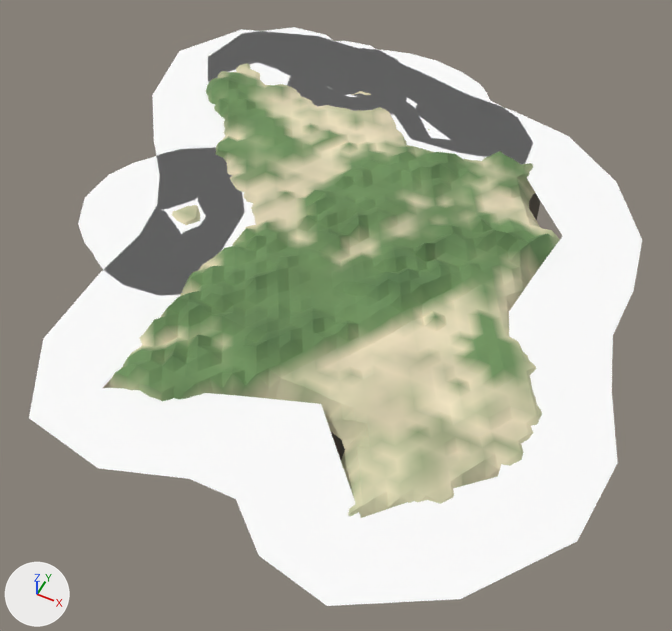
The glTF model public/models/landmark-boipeba-balanced.v1.glb as it was, and as the next commit left it.
One viewpoint serves both versions: a 50 mm camera at (10.4, -20.4, 22.0) aimed at (0.7, -1.0, -2.2). Lighting does not change. The marker at lower left points along +X, +Y and +Z. The first picture is the older version. Where no turn or scale is listed for an object, it has been applied to the vertices. Vertices at exactly the same position are counted once.

The first picture shows 'island', 'surf'.
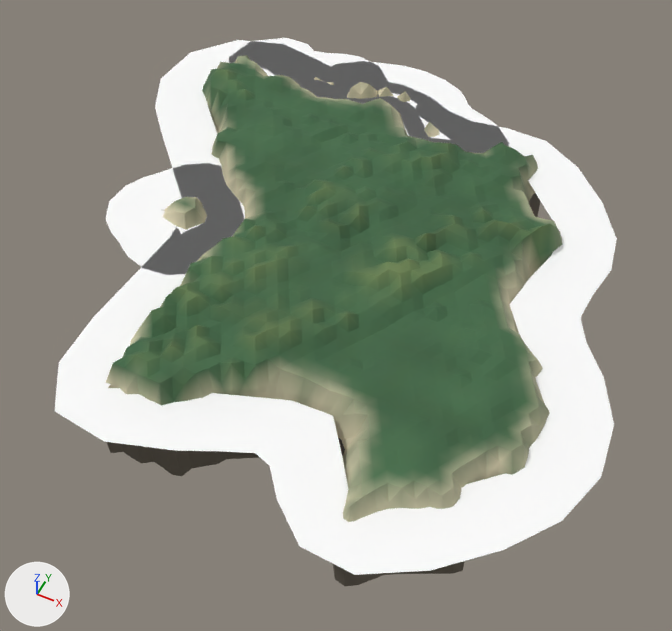
Changed parts and their boxes [x1, y1, x2, y2] in the pictures (672 x 631 px; the box of a moved part takes in the faces that stretch with it):
'surf', reshaped (8% narrower, 7% shorter): before [29, 27, 642, 606]; after [55, 38, 617, 575]
'island', reshaped, recoloured: before [103, 63, 560, 518]; after [106, 55, 562, 586]
part 1 of me_mesh_0, moved or reshaped: before [116, 93, 560, 503]; after [113, 85, 562, 509]
part 2 of me_mesh_0, moved or reshaped: before [206, 63, 535, 195]; after [202, 56, 538, 195]
part 3 of me_mesh_0, moved or reshaped: before [497, 217, 557, 474]; after [498, 208, 562, 475]
part 4 of me_mesh_0, moved or reshaped (mostly hidden before): before [172, 177, 257, 246]; after [163, 168, 256, 236]
part 5 of me_mesh_0, moved or reshaped: before [103, 334, 185, 401]; after [106, 325, 184, 405]
part 6 of me_mesh_0, moved or reshaped: before [327, 403, 388, 516]; after [329, 394, 389, 515]
part 7 of me_mesh_0, moved or reshaped: before [129, 72, 539, 514]; after [134, 62, 545, 512]
part 8 of me_mesh_0, moved or reshaped: before [117, 63, 555, 518]; after [113, 55, 557, 522]
part 9 of me_mesh_0, recoloured: before [116, 71, 559, 469]; after [113, 62, 562, 460]
part 10 of me_mesh_0, recoloured: before [135, 63, 560, 505]; after [134, 55, 560, 499]
part 11 of me_mesh_0, recoloured: before [103, 66, 557, 518]; after [106, 57, 550, 522]

Diff of the bpy script that builds the scene:
```diff
--- a/public/models/landmark-boipeba-balanced.v1.glb.py
+++ b/public/models/landmark-boipeba-balanced.v1.glb.py
@@ me_mesh_0 @@
 # used by ob_island; location = (0.0, 0.0, 0.0)
-me_mesh_0.from_pydata(...)  # 1853 vertices, 3452 faces; spans x -9.2..9.2, y -9.4..9.5, z -3.2..0.8
+me_mesh_0.from_pydata(...)  # 1853 vertices, 3452 faces; spans x -9.2..9.2, y -9.4..9.5, z -3.2..1.2
+# me_mesh_0 part 1: 30 of the vertices in x -7.0..8.7, y -8.3..9.1, z -0.3..-0.2 are moved by (0.0, 0.0, 0.1)
+# me_mesh_0 part 2: 20 of the vertices in x -8.8..4.9, y 3.6..8.8, z -0.2..-0.1 are moved by (0.0, 0.0, 0.2)
+# me_mesh_0 part 3: 15 of the vertices in x 5.9..8.7, y -5.8..4.3, z -0.2..0.0 are moved by (0.0, 0.0, 0.2)
+# me_mesh_0 part 4: 8 of the vertices in x -6.0..-3.2, y -1.6..1.1, z -0.2..-0.1 are moved by (0.0, 0.0, 0.2)
+# me_mesh_0 part 5: 6 of the vertices in x -3.6..-1.1, y -8.3..-4.8, z -0.2..-0.1 are moved by (0.0, 0.0, 0.2)
+# me_mesh_0 part 6: 3 of the vertices in x 3.5..5.7, y -8.6..-6.2, z -0.2 are moved by (0.0, 0.0, 0.2)
+# me_mesh_0 part 7: 36 of the vertices in x -7.2..8.7, y -8.6..8.1, z -0.1..0.2 are moved by (0.0, 0.0, 0.3)
+# me_mesh_0 part 8: 1201 of the vertices in x -8.6..8.5, y -9.0..8.8, z 0.0..0.8 are moved by (0.0, 0.0, 0.4)
+# me_mesh_0 part 9: 1458 faces centred in x -9.0..7.7, y -8.2..7.6, z -0.5..0.8 are repainted in the vertex colours; the middle colour goes from green #6d8f5c to dark green #456a47
+# me_mesh_0 part 10: 888 faces centred in x -8.6..8.5, y -8.4..8.0, z -0.1..0.2 are repainted in the vertex colours; the middle colour goes from beige #d1cba8 to dark green #426845
+# me_mesh_0 part 11: 570 faces centred in x -9.1..9.0, y -9.3..9.3, z -0.6..0.1 are repainted in the vertex colours; the middle colour goes from beige #d5ceac to beige #c6c0a0
 me_mesh_0.materials.append(mat_material_0)
@@ me_mesh_1 @@
 # used by ob_surf; location = (0.0, 0.0, 0.0)
-me_mesh_1.from_pydata(...)  # 339 vertices, 452 faces; spans x -11.1..11.0, y -11.5..11.9, z 0.0
+me_mesh_1.from_pydata(...)  # 390 vertices, 520 faces; spans x -10.6..10.7, y -10.4..11.0, z 0.0
+# me_mesh_1 part 12: 145 vertices moved from x -9.8..4.5, y -4.7..11.9, z 0.0 to x -8.9..3.7, y -3.8..11.0, z 0.0; 109 vertices removed from x -11.1..11.0, y -11.5..11.4, z 0.0; 160 vertices added at x -10.6..10.7, y -10.4..10.5, z 0.0
 me_mesh_1.materials.append(mat_surf)
```
